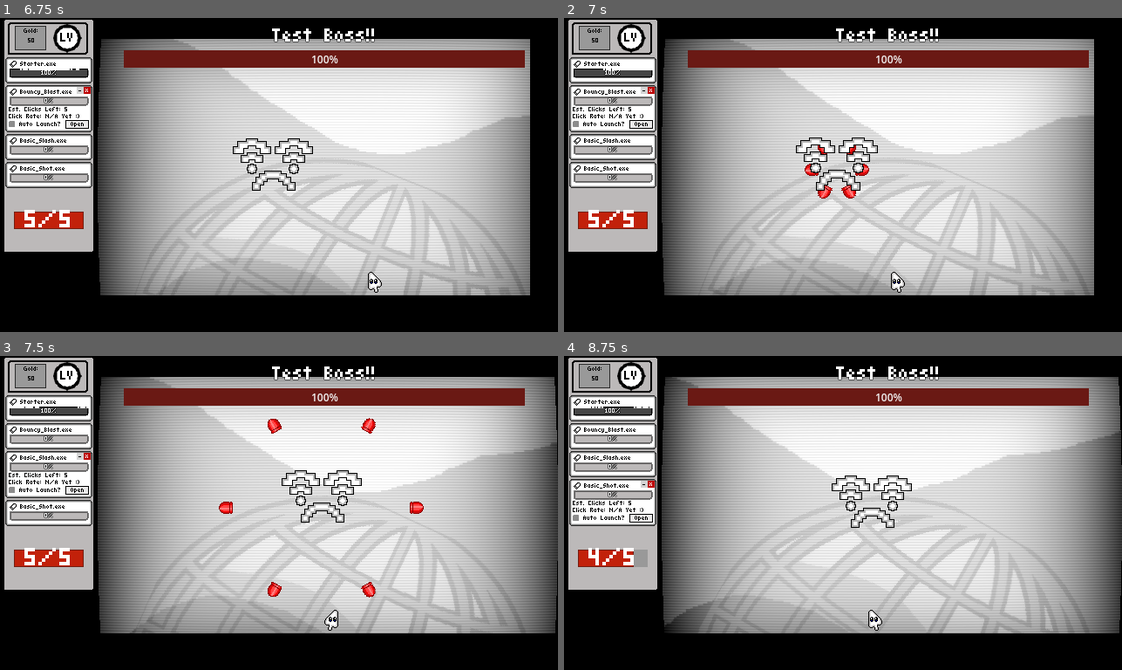
Above: before the commit, frames 1-4 (two rows, left to right).
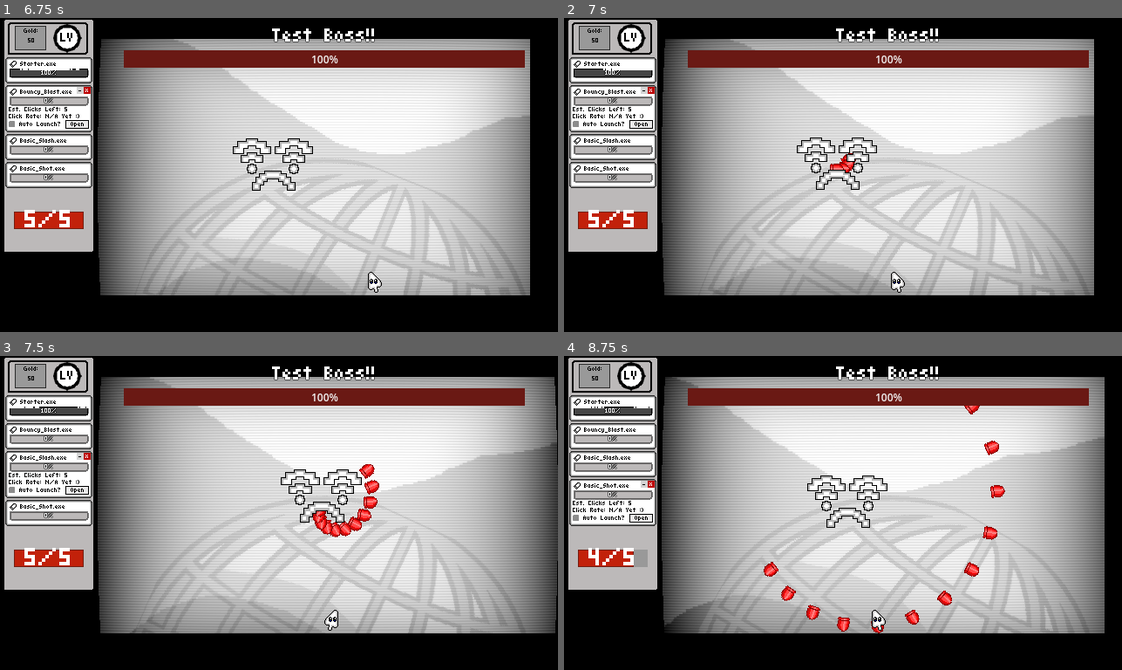
Above: after the commit, the same moments.

Repository: TNT-A/clicker-game-platformer
Game: Godot game, scene res://main_menu/main_menu.tscn
Two runs of this game, one before a commit and one after it. Both use one fixed random seed, a clock stepped at 60 frames per second and the inputs below.
Inputs (mouse positions are in pixels of both pictures, inside the frame that each line leads up to):
- Up to frame 1 (6.75 s): click "Quick Start" at 0.5 s; tap Space at 1.25 s; move the mouse to (401, 159) at 1.27 s; hold D (Move_Right) 1.28-2 s; hold Right mouse button (Char_Ability) 1.28-2 s; tap Enter (ui_accept) at 1.52, 3.77, 5.27, 6.02 s; click "Auto Launch?" at 2 s; click "Auto Launch?" at 2.75 s; move the mouse to (290, 284) at 3.52 s; hold D (Move_Right) 3.53-4.28 s; click (290, 284) at 3.6 s; move the mouse to (334, 105) at 4.27 s; hold A (Move_Left) 4.28-5.03 s; tap = (Maximize) at 4.35 s; move the mouse to (251, 237) at 5.02 s; hold D (Move_Right) 5.03-6.53 s; tap - (Minimize) at 5.1 s; move the mouse to (446, 222) at 5.77 s; hold 1 (Num_1) 5.78-6.53 s; move the mouse to (111, 127) at 6.52 s; hold A (Move_Left) from 6.53 s (still down); tap 2 (Num_2) at 6.6 s
- Up to frame 2 (7 s): keep holding A (Move_Left); tap Enter (ui_accept) at 6.77 s
- Up to frame 3 (7.5 s): move the mouse to (306, 513) at 7.27 s; release A (Move_Left) at 7.28 s; hold D (Move_Right) from 7.28 s (still down); hold 3 (Num_3) from 7.28 s (still down)
- Up to frame 4 (8.75 s): move the mouse to (759, 434) at 8.02 s; release D (Move_Right) at 8.03 s; release 3 (Num_3) at 8.03 s; hold A (Move_Left) from 8.03 s (still down); tap 4 (Num_4) at 8.1 s; tap Enter (ui_accept) at 8.27 s

Frame 1 is identical in both runs. In frame 2, 0.5% of the frame differs, in the area x 41-57%, y 38-58%; in frame 3, 1.7%; in frame 4, 4.8%, in the area x 6-100%, y 6-89%.

Commit message:
Temporarily finishing boss but fr
Adjusted some values for boss, and added some more bullet patterns cause I realized I forgot to do that.

BUG ALERT: For some reason, solo shots in the shot component move faster than spread shots??? Maybe something about the dir's being smaller than usual so the velocity is too small???? Idk. Turns out it's something to do with changing from dir to angle and back, but idk what's really causing it! Got a temp solution for now.

Diff:
--- a/clicker-platformer/components/shot_component/shot_component.gd
+++ b/clicker-platformer/components/shot_component/shot_component.gd
@@ -108,11 +108,18 @@
 		var cur_degree = start_degree
 		for num in shot_num:
 			var new_dir : Vector2 = Vector2(cos(cur_degree), sin(cur_degree))
-			create_shot_from_resource(new_dir, projectile_resource)
-			shot_fired.emit()
-			cur_degree += degree_step
-	else:
-		single_shot(dir, shot_data)
+			new_dir = new_dir.normalized()
+			create_shot_from_resource(new_dir, projectile_resource)
+			shot_fired.emit()
+			cur_degree += degree_step
+	else:
+		var dir_rad : float = dir.angle()
+		var degree_step : float = shot_cone/(shot_num - 1)
+		var start_degree = dir_rad
+		var cur_degree = start_degree
+		var new_dir : Vector2 = Vector2(cos(cur_degree), sin(cur_degree))
+		new_dir = new_dir.normalized()
+		create_shot_from_resource(new_dir, projectile_resource)
 
 ##Code for shooting multiple bullets around the creator
 func surround_shot(dir : Vector2, shot_data : ShotDataResource):
@@ -126,12 +133,19 @@
 		var cur_degree = start_degree
 		for num in shot_num:
 			var new_dir : Vector2 = Vector2(cos(cur_degree), sin(cur_degree))
-			create_shot_from_resource(new_dir, projectile_resource)
-			shot_fired.emit()
-			cur_degree += degree_step
-	else:
-		single_shot(dir, shot_data)
-	shot_fired.emit()
+			new_dir = new_dir.normalized()
+			create_shot_from_resource(new_dir, projectile_resource)
+			shot_fired.emit()
+			cur_degree += degree_step
+	else:
+		var dir_rad : float = dir.angle()
+		var degree_step : float = shot_cone/(shot_num - 1)
+		var start_degree = dir_rad
+		var cur_degree = start_degree
+		var new_dir : Vector2 = Vector2(cos(cur_degree), sin(cur_degree))
+		new_dir = new_dir.normalized()
+		create_shot_from_resource(new_dir, projectile_resource)
+		shot_fired.emit()
 
 ##Same as single, but multiple times with a given shot delay
 func burst_single_shot(dir : Vector2, shot_data : ShotDataResource):
@@ -161,12 +175,20 @@
 		for num in shot_num:
 			#print(dir_rad)
 			var new_dir : Vector2 = Vector2(cos(cur_degree), sin(cur_degree))
+			new_dir = new_dir.normalized()
 			create_shot_from_resource(new_dir, projectile_resource)
 			shot_fired.emit()
 			cur_degree += degree_step
 			await get_tree().create_timer(shot_delay).timeout
 	else:
-		single_shot(dir, shot_data)
+		var dir_rad : float = dir.angle()
+		var degree_step : float = shot_cone/(shot_num - 1)
+		var start_degree = dir_rad
+		var cur_degree = start_degree
+		var new_dir : Vector2 = Vector2(cos(cur_degree), sin(cur_degree))
+		new_dir = new_dir.normalized()
+		create_shot_from_resource(new_dir, projectile_resource)
+		shot_fired.emit()
 
 ##Same as surround, but each shot fires individually with a given shot delay
 func burst_surround_shot(dir : Vector2, shot_data : ShotDataResource):
@@ -186,9 +208,17 @@
 		for num in shot_num:
 			#print(dir_rad)
 			var new_dir : Vector2 = Vector2(cos(cur_degree), sin(cur_degree))
+			new_dir = new_dir.normalized()
 			create_shot_from_resource(new_dir, projectile_resource)
 			shot_fired.emit()
 			cur_degree += degree_step
 			await get_tree().create_timer(shot_delay).timeout
 	else:
-		single_shot(dir, shot_data)
+		var dir_rad : float = dir.angle()
+		var degree_step : float = shot_cone/(shot_num - 1)
+		var start_degree = dir_rad
+		var cur_degree = start_degree
+		var new_dir : Vector2 = Vector2(cos(cur_degree), sin(cur_degree))
+		new_dir = new_dir.normalized()
+		create_shot_from_resource(new_dir, projectile_resource)
+		shot_fired.emit()
--- a/clicker-platformer/enemies/bosses/wifi_boss.gd
+++ b/clicker-platformer/enemies/bosses/wifi_boss.gd
@@ -11,9 +11,9 @@
 var next_position : Vector2 = Vector2(0, 0)
 var position_list : Array[Vector2] = [
 	Vector2(0, 0),
-	Vector2(-200, 120),
+	Vector2(-200, 100),
 	Vector2(-200, -80),
-	Vector2(200, 120),
+	Vector2(200, 100),
 	Vector2(200, -80),
 ]
 
@@ -45,17 +45,15 @@
 	return
 
 func pick_random_pos():
-	var pos_list = position_list.duplicate(true)
+	var pos_list : Array[Vector2]
+	for pos in position_list:
+		if pos.distance_to(global_position - initial_position) >= 30:
+			pos_list.append(pos)
 	var selected_pos : Vector2
-	var rand_index = randi_range(0, position_list.size() - 1)
-	if rand_index == cur_index:
-		rand_index += 1
-		if rand_index > position_list.size() - 1:
-			rand_index = 0
-	selected_pos = initial_position + position_list[rand_index]
-	cur_index = rand_index
+	var rand_index = randi_range(0, pos_list.size() - 1)
+	selected_pos = initial_position + pos_list[rand_index]
+	#cur_index = rand_index
 	next_position = selected_pos
-	return
 
 func swap_to_dino():
 	pass
@@ -67,6 +65,26 @@
 	shot_component.call_pattern(Vector2(0, 0), 0)
 	effect_animation_player.play("wifi_shoot")
 
+func wifi_shot_2():
+	shot_component.call_pattern(global_position.direction_to(InfoManager.player.global_position), 2)
+	effect_animation_player.play("wifi_shoot")
+
+func wifi_shot_3():
+	shot_component.call_pattern(Vector2(0, 0), 1)
+	effect_animation_player.play("wifi_shoot")
+
+func wifi_shot_4():
+	shot_component.call_pattern(global_position.direction_to(InfoManager.player.global_position), 3)
+	effect_animation_player.play("wifi_shoot")
+
+func wifi_shot_5():
+	shot_component.call_pattern(Vector2(0, 0), 4)
+	effect_animation_player.play("wifi_shoot")
+
+func wifi_shot_6():
+	shot_component.call_pattern(global_position.direction_to(InfoManager.player.global_position), 5)
+	effect_animation_player.play("wifi_shoot")
+
 func _on_shot_component_shot_fired() -> void:
 	effect_animation_player.stop()
 	effect_animation_player.play("wifi_shoot")
--- a/clicker-platformer/enemies/bosses/wifi_boss.tscn
+++ b/clicker-platformer/enemies/bosses/wifi_boss.tscn
@@ -86,6 +86,143 @@
 })
 metadata/_custom_type_script = "uid://bupqc0f8en1w7"
 
+[sub_resource type="Resource" id="Resource_1pj4x"]
+script = ExtResource("6_u1f23")
+projectile_scene = ExtResource("5_ej6ay")
+projectile_speed = 120.0
+metadata/_custom_type_script = "uid://m1uu6fmx686v"
+
+[sub_resource type="Resource" id="Resource_1wwcn"]
+script = ExtResource("4_kh47q")
+projectile_type = SubResource("Resource_1pj4x")
+shot_type = 1
+shot_num = 5
+cone_degree = 60.0
+metadata/_custom_type_script = "uid://bsyr0c4uh0d6m"
+
+[sub_resource type="Resource" id="Resource_8nw3w"]
+script = ExtResource("6_u1f23")
+projectile_scene = ExtResource("5_ej6ay")
+projectile_speed = 90.0
+metadata/_custom_type_script = "uid://m1uu6fmx686v"
+
+[sub_resource type="Resource" id="Resource_sjo84"]
+script = ExtResource("4_kh47q")
+projectile_type = SubResource("Resource_8nw3w")
+shot_type = 1
+shot_num = 3
+cone_degree = 45.0
+metadata/_custom_type_script = "uid://bsyr0c4uh0d6m"
+
+[sub_resource type="Resource" id="Resource_qs5as"]
+script = ExtResource("6_u1f23")
+projectile_scene = ExtResource("5_ej6ay")
+projectile_speed = 60.0
+metadata/_custom_type_script = "uid://m1uu6fmx686v"
+
+[sub_resource type="Resource" id="Resource_oocqw"]
+script = ExtResource("4_kh47q")
+projectile_type = SubResource("Resource_qs5as")
+shot_type = 1
+cone_degree = 30.0
+metadata/_custom_type_script = "uid://bsyr0c4uh0d6m"
+
+[sub_resource type="Resource" id="Resource_medus"]
+script = ExtResource("3_x5eb6")
+shot_list = Dictionary[ExtResource("4_kh47q"), float]({
+SubResource("Resource_1wwcn"): 0.2,
+SubResource("Resource_sjo84"): 0.2,
+SubResource("Resource_oocqw"): 0.2
+})
+metadata/_custom_type_script = "uid://bupqc0f8en1w7"
+
+[sub_resource type="Resource" id="Resource_t7l1q"]
+script = ExtResource("6_u1f23")
+projectile_scene = ExtResource("5_ej6ay")
+projectile_speed = 70.0
+metadata/_custom_type_script = "uid://m1uu6fmx686v"
+
+[sub_resource type="Resource" id="Resource_u187d"]
+script = ExtResource("4_kh47q")
+projectile_type = SubResource("Resource_t7l1q")
+shot_type = 3
+shot_num = 3
+shot_delay = 0.2
+metadata/_custom_type_script = "uid://bsyr0c4uh0d6m"
+
+[sub_resource type="Resource" id="Resource_q5bh3"]
+script = ExtResource("4_kh47q")
+projectile_type = SubResource("Resource_t7l1q")
+direction_offset = -45.0
+shot_type = 3
+shot_num = 3
+shot_delay = 0.2
+wait_for_delay = false
+metadata/_custom_type_script = "uid://bsyr0c4uh0d6m"
+
+[sub_resource type="Resource" id="Resource_lbiy3"]
+script = ExtResource("4_kh47q")
+projectile_type = SubResource("Resource_t7l1q")
+direction_offset = 45.0
+shot_type = 3
+shot_num = 3
+shot_delay = 0.2
+wait_for_delay = false
+metadata/_custom_type_script = "uid://bsyr0c4uh0d6m"
+
+[sub_resource type="Resource" id="Resource_pbkle"]
+script = ExtResource("3_x5eb6")
+shot_list = Dictionary[ExtResource("4_kh47q"), float]({
+SubResource("Resource_u187d"): 0.0,
+SubResource("Resource_q5bh3"): 0.0,
+SubResource("Resource_lbiy3"): 0.0
+})
+metadata/_custom_type_script = "uid://bupqc0f8en1w7"
+
+[sub_resource type="Resource" id="Resource_r0sfm"]
+script = ExtResource("6_u1f23")
+projectile_scene = ExtResource("5_ej6ay")
+metadata/_custom_type_script = "uid://m1uu6fmx686v"
+
+[sub_resource type="Resource" id="Resource_dy657"]
+script = ExtResource("4_kh47q")
+projectile_type = SubResource("Resource_r0sfm")
+shot_type = 2
+shot_num = 8
+metadata/_custom_type_script = "uid://bsyr0c4uh0d6m"
+
+[sub_resource type="Resource" id="Resource_1u7iw"]
+script = ExtResource("4_kh47q")
+projectile_type = SubResource("Resource_r0sfm")
+direction_offset = 22.5
+shot_type = 2
+shot_num = 8
+metadata/_custom_type_script = "uid://bsyr0c4uh0d6m"
+
+[sub_resource type="Resource" id="Resource_n4p4i"]
+script = ExtResource("3_x5eb6")
+shot_list = Dictionary[ExtResource("4_kh47q"), float]({
+SubResource("Resource_dy657"): 0.0,
+SubResource("Resource_1u7iw"): 0.0
+})
+metadata/_custom_type_script = "uid://bupqc0f8en1w7"
+
+[sub_resource type="Resource" id="Resource_pthbp"]
+script = ExtResource("4_kh47q")
+projectile_type = SubResource("Resource_r0sfm")
+shot_type = 4
+shot_num = 12
+cone_degree = 180.0
+shot_delay = 0.05
+metadata/_custom_type_script = "uid://bsyr0c4uh0d6m"
+
+[sub_resource type="Resource" id="Resource_sx42e"]
+script = ExtResource("3_x5eb6")
+shot_list = Dictionary[ExtResource("4_kh47q"), float]({
+SubResource("Resource_pthbp"): 0.0
+})
+metadata/_custom_type_script = "uid://bupqc0f8en1w7"
+
 [sub_resource type="CircleShape2D" id="CircleShape2D_x5eb6"]
 radius = 46.010868
 
@@ -357,7 +494,7 @@
 
 [node name="ShotComponent" type="Node2D" parent="."]
 script = ExtResource("2_kwbj4")
-shot_patterns = Array[ExtResource("3_x5eb6")]([SubResource("Resource_u6ohl"), SubResource("Resource_6f8jn")])
+shot_patterns = Array[ExtResource("3_x5eb6")]([SubResource("Resource_u6ohl"), SubResource("Resource_6f8jn"), SubResource("Resource_medus"), SubResource("Resource_pbkle"), SubResource("Resource_n4p4i"), SubResource("Resource_sx42e")])
 metadata/_custom_type_script = "uid://c3y1i1vkjno6i"
 
 [node name="Sprite2D" type="Sprite2D" parent="."]
--- a/clicker-platformer/enemies/bosses/wifi_bounce_move.gd
+++ b/clicker-platformer/enemies/bosses/wifi_bounce_move.gd
@@ -11,7 +11,7 @@
 @onready var state_machine: StateMachine = $".."
 
 var velocity : Vector2
-@export var base_speed : float = 100
+@export var base_speed : float = 150
 var speed : float = 100
 @export var bounce_rando_magnitude : float = 15
 var spinning : bool = false
@@ -19,7 +19,7 @@
 var dir : Vector2
 
 func enter():
-	total_bounces = randi_range(6, 9)
+	total_bounces = randi_range(7, 10)
 	spinning = false
 	speed = base_speed
 	boss_animation_player.play("spin", 0, 2)
@@ -73,7 +73,7 @@
 	movement_indicator.add_point(wifi_position_indicator.position)
 
 func speed_up():
-	speed += base_speed * 0.25
+	speed += base_speed * 0.20
 	if speed >= base_speed * 3:
 		speed = base_speed * 3
 
--- a/clicker-platformer/enemies/bosses/wifi_idle.gd
+++ b/clicker-platformer/enemies/bosses/wifi_idle.gd
@@ -30,7 +30,16 @@
 	pass
 
 func _on_attack_timer_timeout() -> void:
-	wifi_boss.wifi_shot_1()
+	pick_shot()
+
+func pick_shot():
+	var rand = randi_range(0, 2)
+	if rand == 0:
+		wifi_boss.wifi_shot_4()
+	elif rand == 1:
+		wifi_boss.wifi_shot_5()
+	else:
+		wifi_boss.wifi_shot_6()
 
 func transition_to_move():
 	var bounce_rand : float = randf_range(0, 1)
Not shown: 1 places in clicker-platformer/enemies/bosses/wifi_boss.tscn that only renumber resources
